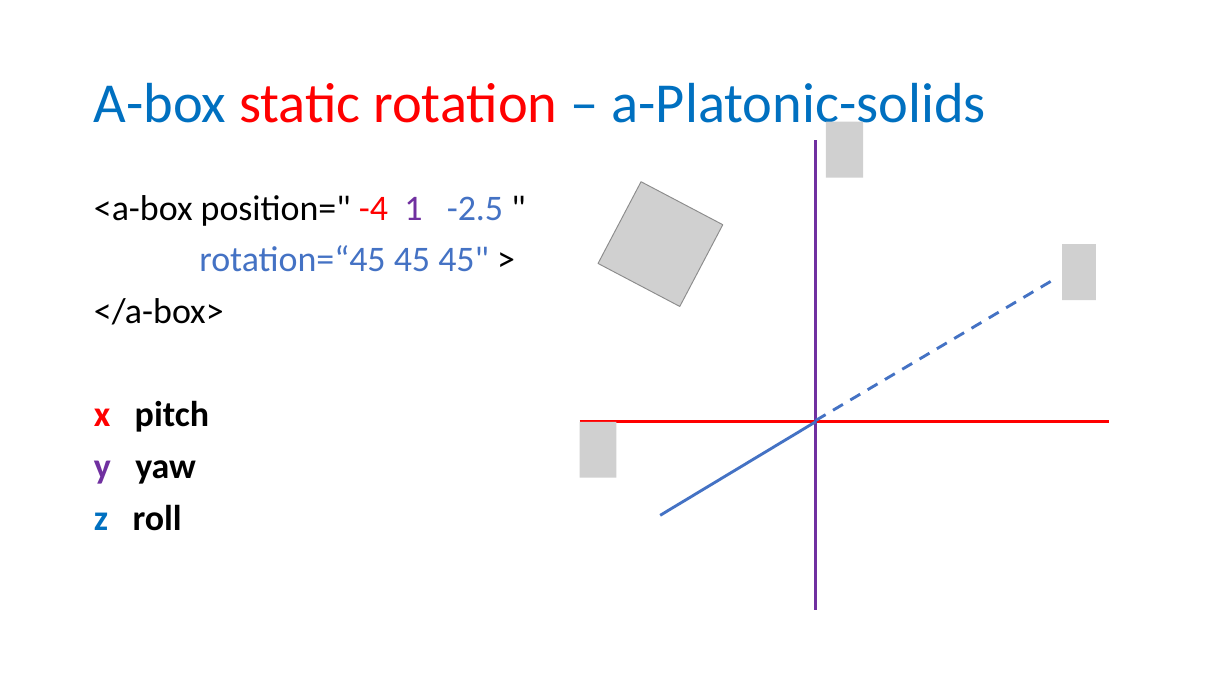
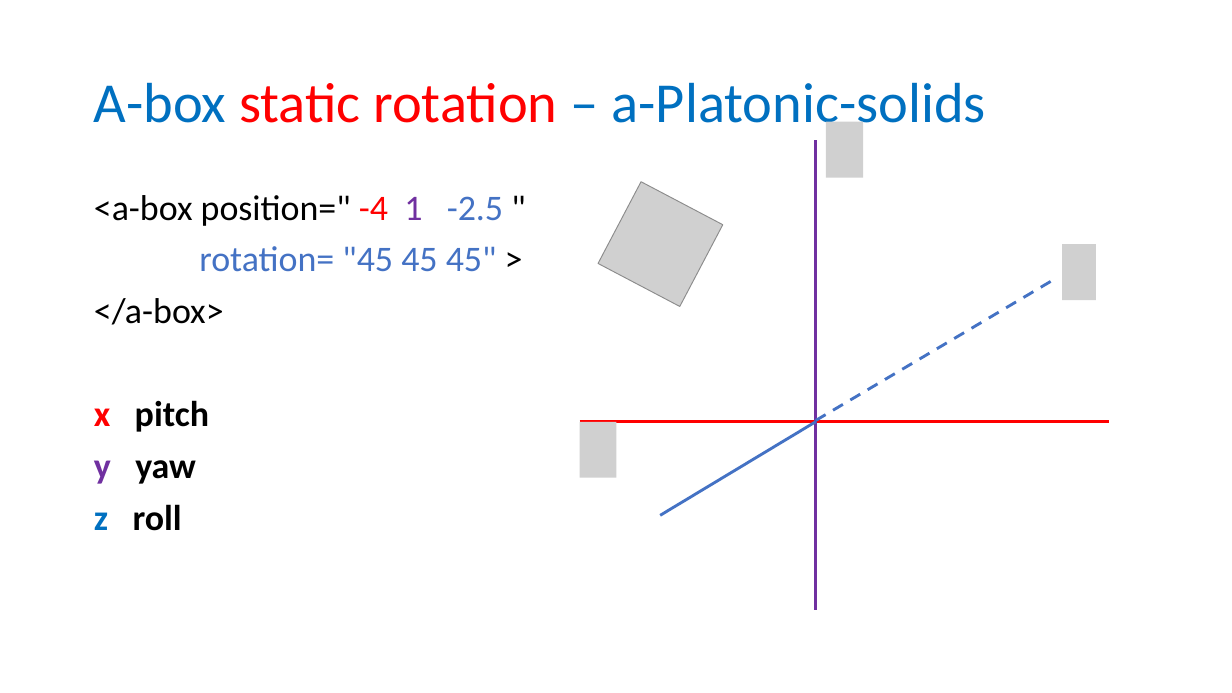
Before and after one commit to wonder-phil/wonder-phil.github.io, a slide deck: slide 5 of p04/A-frame-moving-geometric-objects.pptx. Drawn at 1232x693 pixels with LibreOffice and Linux fonts; fonts in the diff are those of the drawing; grey boxes stand for pictures. Boxes give left, top, right and bottom in pixels: in the first picture for what was removed or moved away, otherwise in the second. Text is boxed around its words. In the diff, an @@ line names an element or a change of style, - is before the commit and + after.

```diff
--- a/p04/A-frame-moving-geometric-objects.pptx
+++ b/p04/A-frame-moving-geometric-objects.pptx
@@ text at (199, 246, 497, 272): text changed @@
-rotation=“45 45 45" >
+rotation= "45 45 45" >
```
Also in this commit, not shown: 1 other slide changed, 1 slide added, 11 other files.
